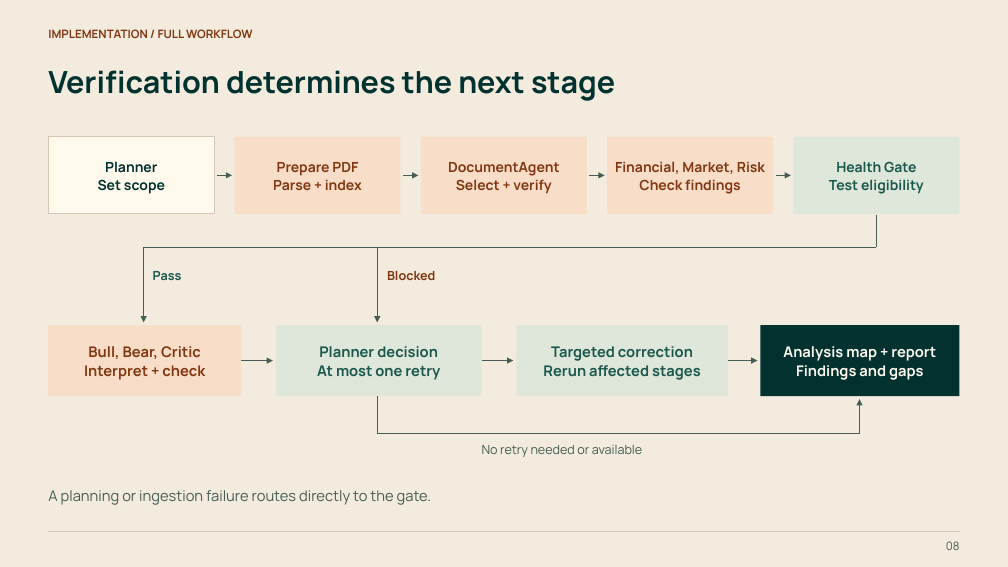
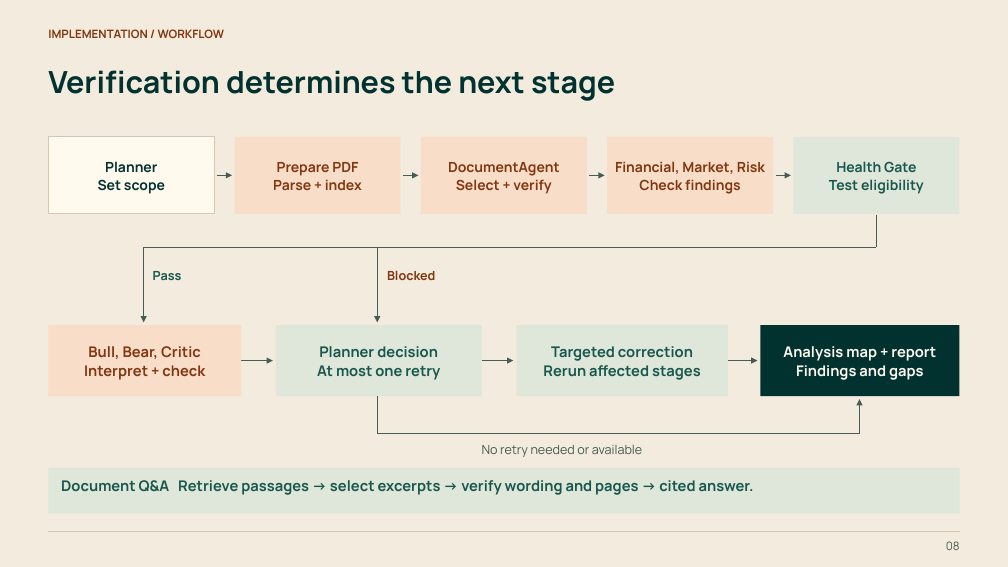
Before and after one commit to AadeeshRS/Mafis, a slide deck: slide 8 of presentation/MAFIS_AI_Project_Green_Orange.pptx. Drawn at 1008x567 pixels with LibreOffice and Linux fonts; fonts in the diff are those of the drawing. Boxes give left, top, right and bottom in pixels: in the first picture for what was removed or moved away, otherwise in the second. Text is boxed around its words. In the diff, an @@ line names an element or a change of style, - is before the commit and + after.

```diff
--- a/presentation/MAFIS_AI_Project_Green_Orange.pptx
+++ b/presentation/MAFIS_AI_Project_Green_Orange.pptx
@@ text at bbox=[48, 29, 224, 38]: text changed @@
-IMPLEMENTATION / FULL WORKFLOW
+IMPLEMENTATION / WORKFLOW
@@ rectangle: place and size @@
-rectangle at bbox=[48, 490, 432, 505]
+rectangle at bbox=[48, 468, 960, 513]
@@ rectangle at bbox=[48, 468, 960, 513]: fill none to #DEE7D9 @@
@@ text in rectangle at bbox=[48, 490, 432, 505]: text removed @@
-A planning or ingestion failure routes directly to the gate.
@@ text added at bbox=[61, 480, 754, 495], 14 pt, text #19574D, bold @@
+Document Q&A Retrieve passages → select excerpts → verify wording and pages → cited answer.
```
Also in this commit, not shown: 9 other slides changed, 26 other files.
